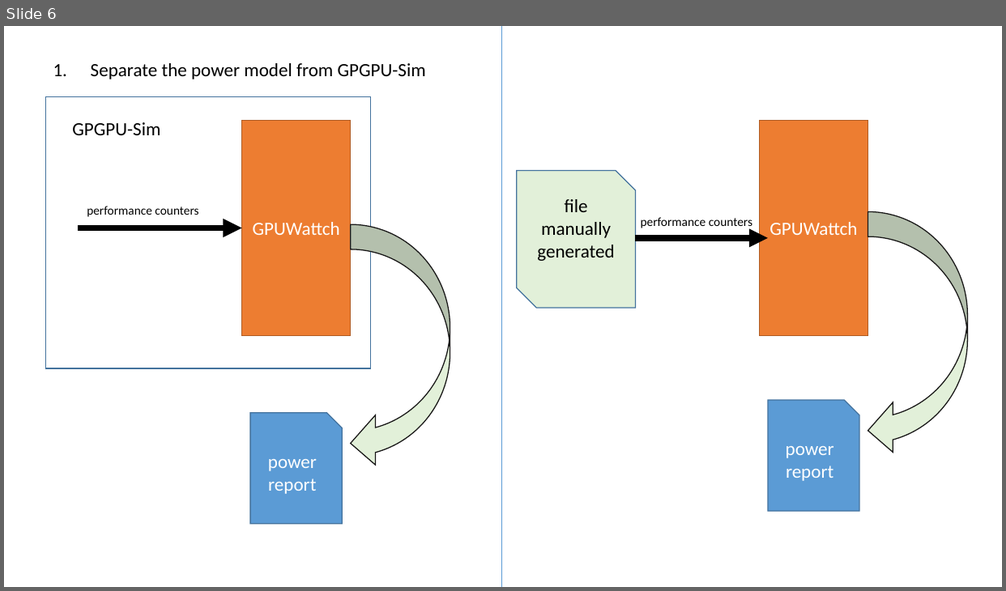
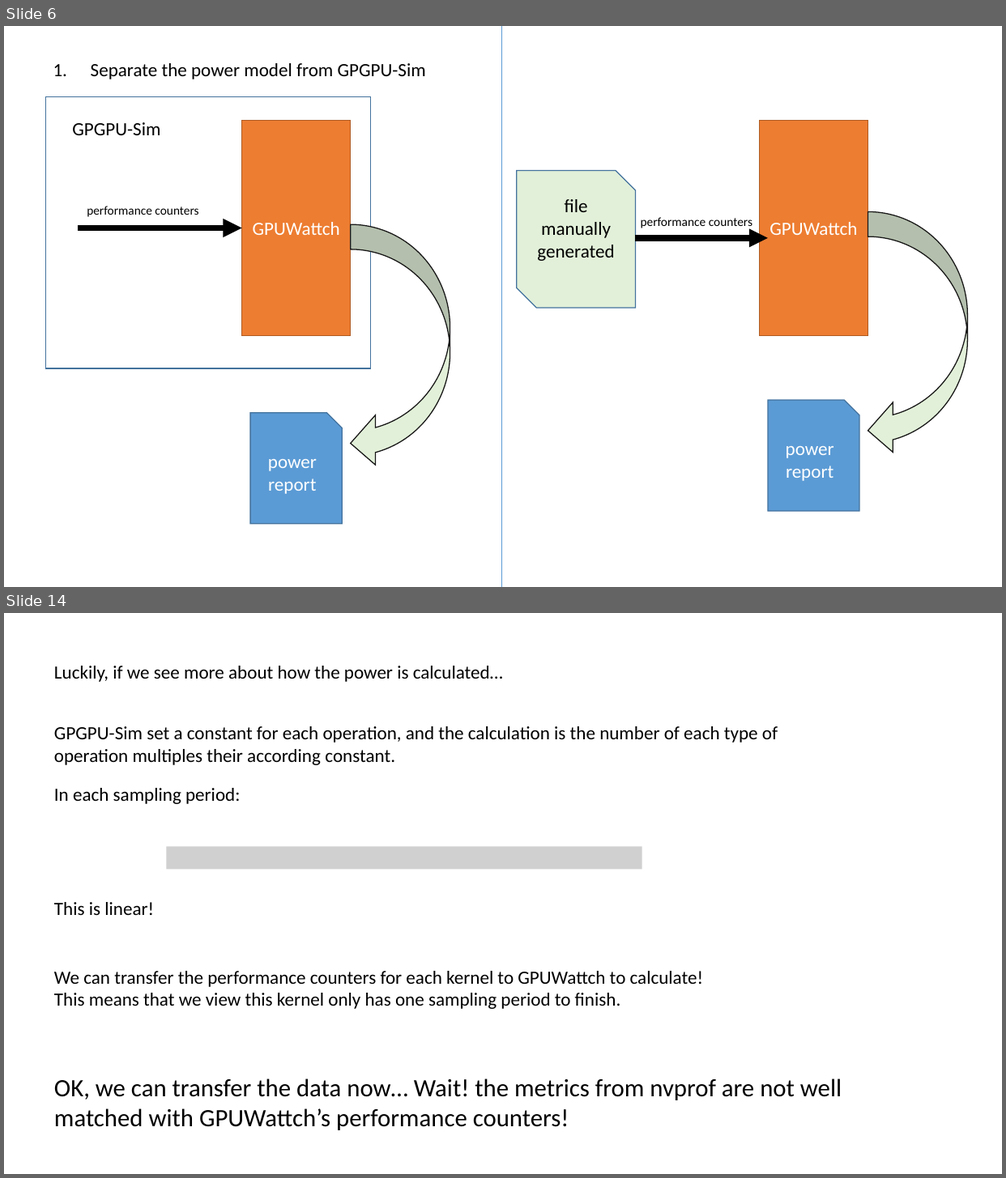
Before and after one commit to shenzongyi1997/GPU_learning, a slide deck: presentation/Shen Zongyi.pptx. Shown one above the other, each under a label of ours: slide 6 before the commit, slides 6 and 14 after it; the slides between them are not shown. The pictures are 1006x591 and 1006x1178 pixels, drawn with LibreOffice and Linux fonts; fonts in the diff are those of the drawing; grey boxes stand for pictures. Boxes give left, top, right and bottom in pixels: in the first picture for what was removed or moved away, otherwise in the second. Text is boxed around its words. In the diff, an @@ line names an element or a change of style, - is before the commit and + after.

```diff
--- a/presentation/Shen Zongyi.pptx
+++ b/presentation/Shen Zongyi.pptx
@@ slide 14 added at (4, 613, 1002, 1174), background #FFFFFF @@
@@ text added at (54, 666, 503, 682), 18 pt, text #000000 @@
+Luckily, if we see more about how the power is calculated…
@@ text added at (54, 726, 778, 765), 18 pt, text #000000 @@
+GPGPU-Sim set a constant for each operation, and the calculation is the number of each type of
+operation multiples their according constant.
@@ text added at (54, 788, 240, 804), 18 pt, text #000000 @@
+In each sampling period:
@@ picture added at (167, 846, 642, 869) @@
@@ text added at (54, 902, 154, 915), 18 pt, text #000000 @@
+This is linear!
@@ text added at (54, 971, 703, 1009), 18 pt, text #000000 @@
+We can transfer the performance counters for each kernel to GPUWattch to calculate!
+This means that we view this kernel only has one sampling period to finish.
@@ text added at (54, 1079, 842, 1131), 24 pt, text #000000 @@
+OK, we can transfer the data now… Wait! the metrics from nvprof are not well matched with GPUWattch’s performance counters!
```
Also in this commit, not shown: 2 slides changed, 7 other slides added.
